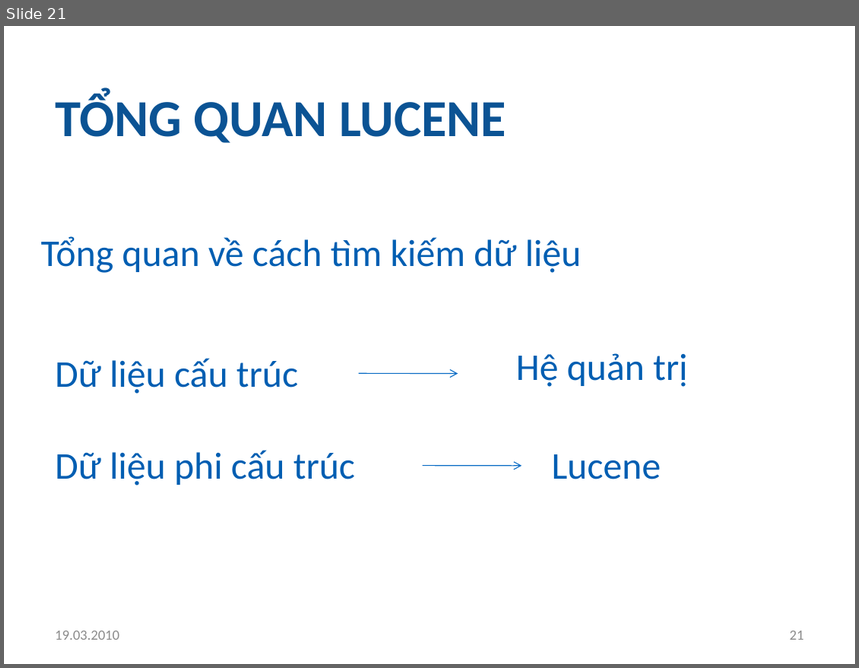
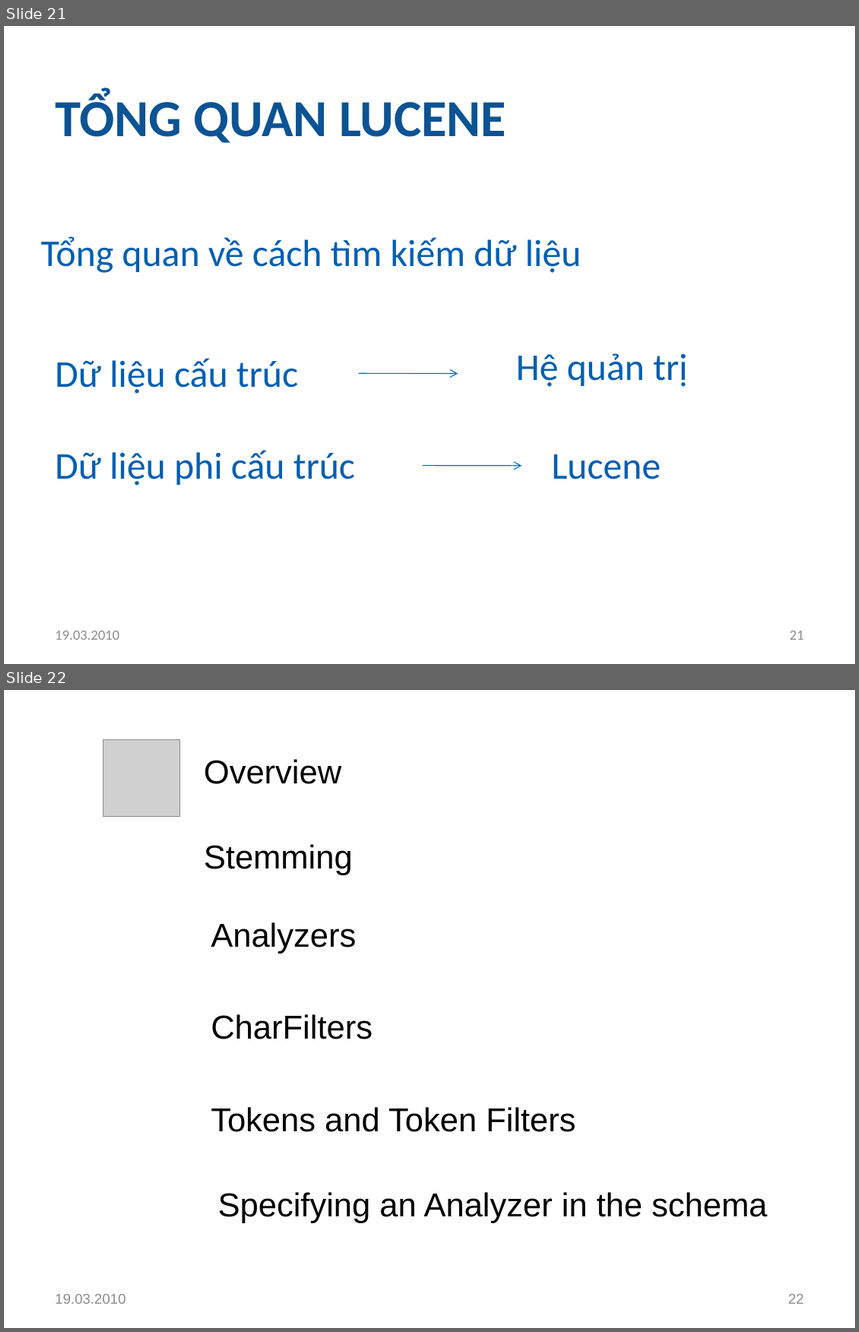
Before and after one commit to ngocphuongnb/kltn10-wiki, a slide deck: Solr_19032010.pptx. Shown one above the other, each under a label of ours: slide 21 before the commit, slides 21 and 22 after it. The pictures are 859x668 and 859x1332 pixels, drawn with LibreOffice and Linux fonts; fonts in the diff are those of the drawing; grey boxes stand for pictures; background and template pictures are left out. Boxes give left, top, right and bottom in pixels: in the first picture for what was removed or moved away, otherwise in the second. Text is boxed around its words. In the diff, an @@ line names an element or a change of style, - is before the commit and + after.

```diff
--- a/Solr_19032010.pptx
+++ b/Solr_19032010.pptx
@@ slide 22 added at <box>4,690,855,1328</box>, background picture (left out) @@
@@ picture added at <box>104,739,180,816</box> @@
@@ text added at <box>204,759,341,784</box>, 28 pt, text #000000 @@
+Overview
@@ text added at <box>204,844,353,875</box>, 28 pt, text #000000 @@
+Stemming
@@ text added at <box>211,923,356,954</box>, 28 pt, text #000000 @@
+Analyzers
@@ text added at <box>211,1015,373,1040</box>, 28 pt, text #000000 @@
+CharFilters
@@ text added at <box>211,1107,576,1132</box>, 28 pt, text #000000 @@
+Tokens and Token Filters
@@ text added at <box>218,1192,767,1224</box>, 28 pt, text #000000 @@
+Specifying an Analyzer in the schema
@@ text added at <box>55,1294,126,1304</box>, 12 pt, text #8C8C8C @@
+19.03.2010
@@ page number added at <box>788,1294,804,1304</box>, 12 pt, text #8C8C8C @@
+22
```
